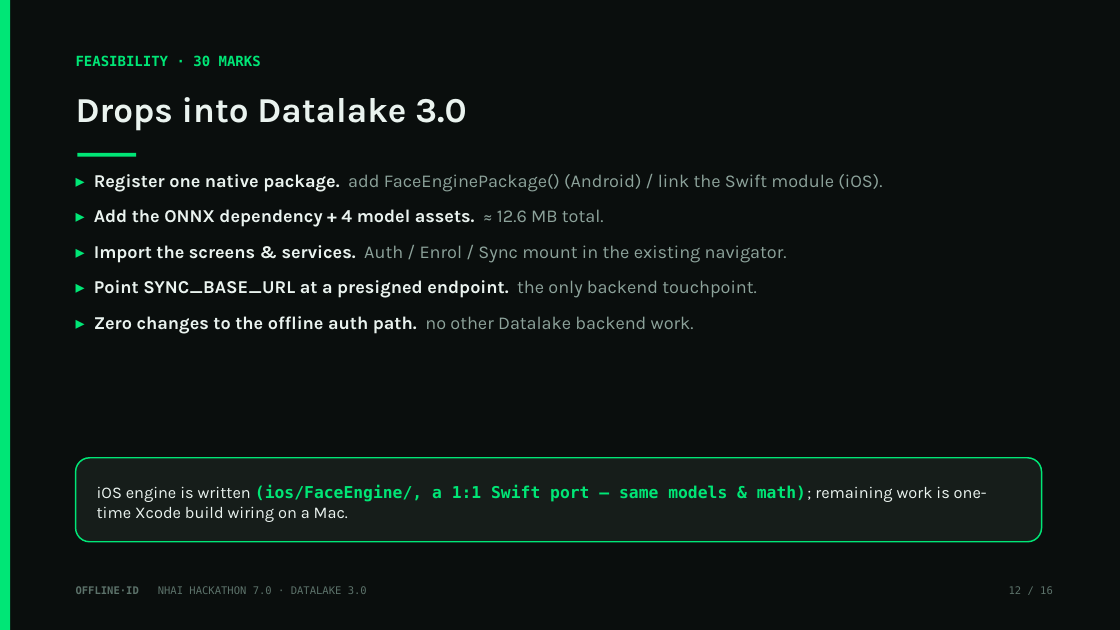
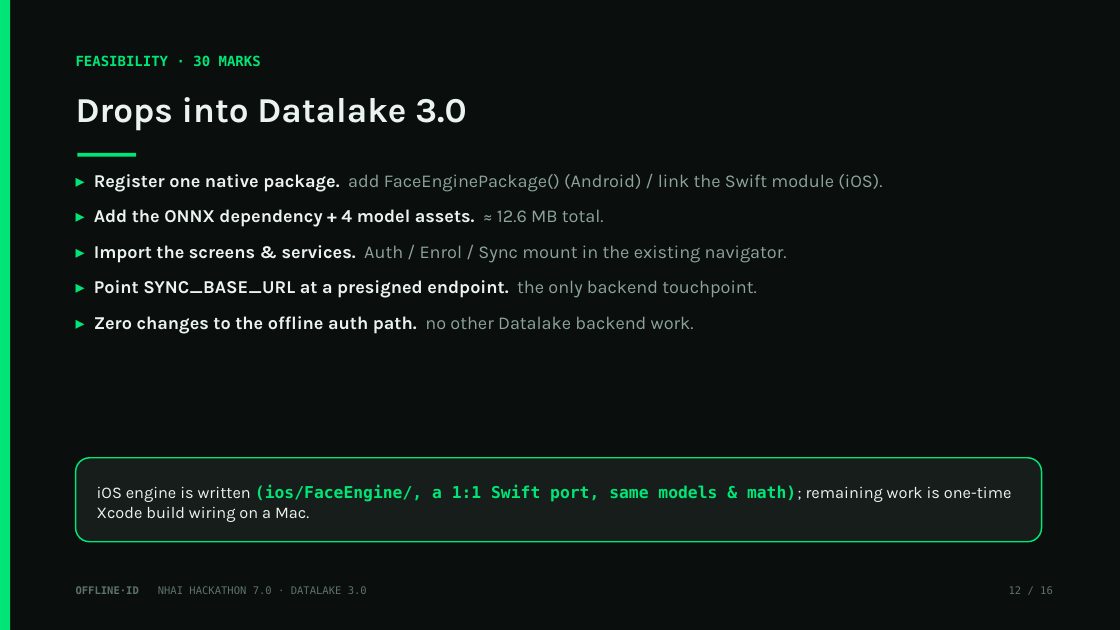
Before and after one commit to moneytosms/offlineid, a slide deck: slide 12 of submission/OfflineID_Hackathon7.pptx. Drawn at 1120x630 pixels with LibreOffice and Linux fonts; fonts in the diff are those of the drawing. Boxes give left, top, right and bottom in pixels: in the first picture for what was removed or moved away, otherwise in the second. Text is boxed around its words. In the diff, an @@ line names an element or a change of style, - is before the commit and + after.

```diff
--- a/submission/OfflineID_Hackathon7.pptx
+++ b/submission/OfflineID_Hackathon7.pptx
@@ text at (97,484,1012,522): text changed @@
-iOS engine is written (ios/FaceEngine/, a 1:1 Swift port — same models & math); remaining work is one-time Xcode build wiring on a Mac.
+iOS engine is written (ios/FaceEngine/, a 1:1 Swift port, same models & math); remaining work is one-time Xcode build wiring on a Mac.
```
Also in this commit, not shown: 11 other slides changed, 9 other files.
